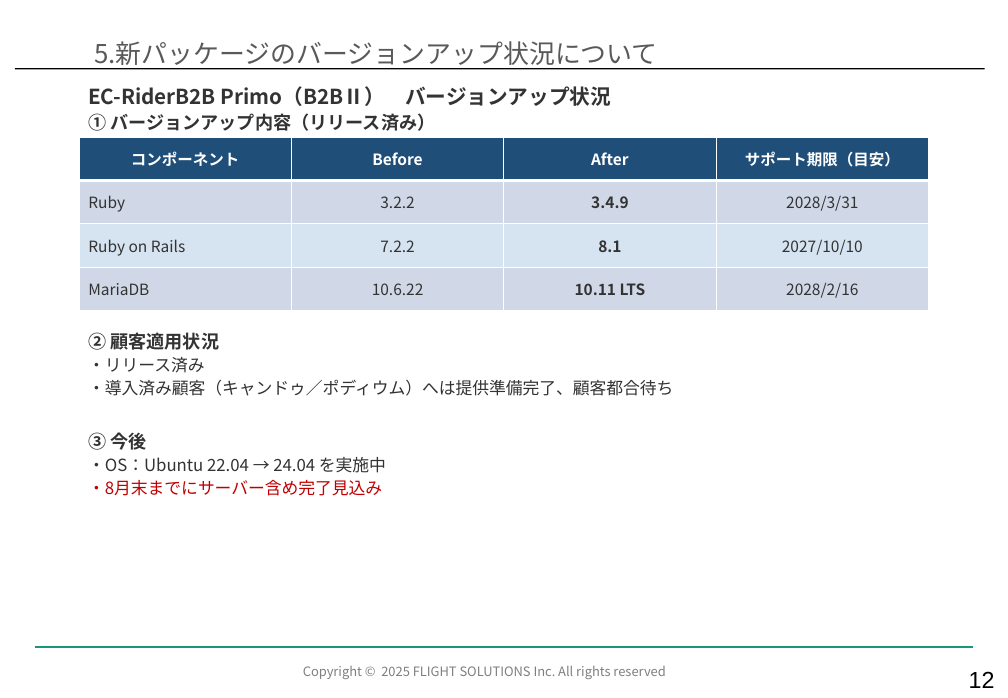
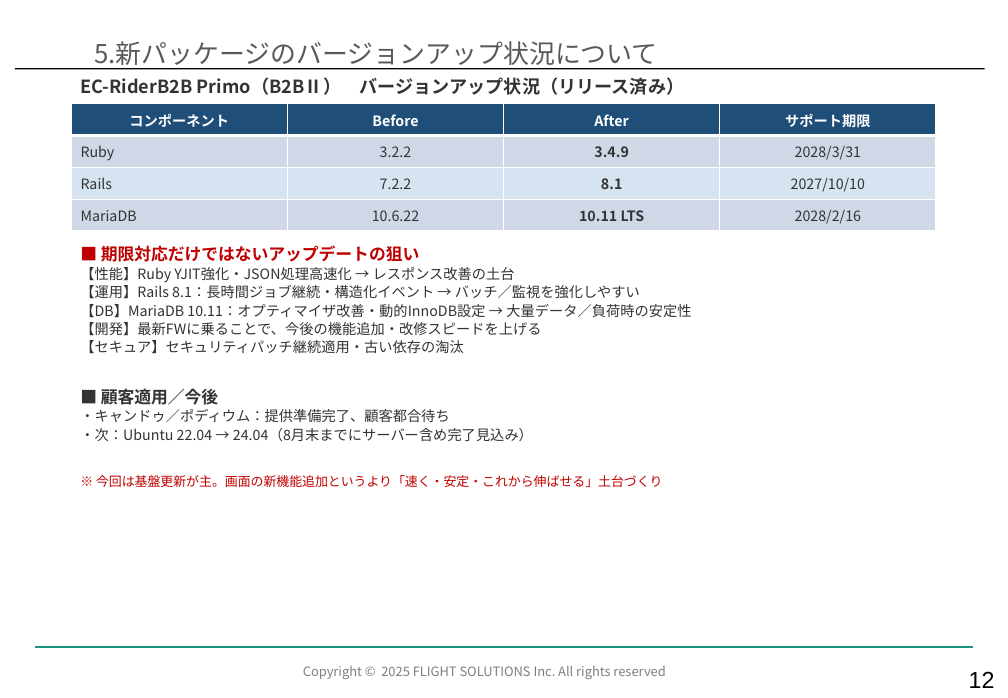
Before and after one commit to kozonoflight/git_tutorial, a slide deck: slide 13 of docs/【EC】ECサービス部_2026年7月度部会_Ver1.1.pptx. Drawn at 1008x698 pixels with LibreOffice and Linux fonts; fonts in the diff are those of the drawing; background and template pictures are left out. Boxes give left, top, right and bottom in pixels: in the first picture for what was removed or moved away, otherwise in the second. Text is boxed around its words. In the diff, an @@ line names an element or a change of style, - is before the commit and + after.

```diff
--- a/docs/【EC】ECサービス部_2026年7月度部会_Ver1.1.pptx
+++ b/docs/【EC】ECサービス部_2026年7月度部会_Ver1.1.pptx
@@ text at bbox=[80, 77, 684, 95]: text changed; size 16 to 14 pt @@
-EC-RiderB2B Primo（B2BⅡ） バージョンアップ状況
-① バージョンアップ内容（リリース済み）
+EC-RiderB2B Primo（B2BⅡ） バージョンアップ状況（リリース済み）
@@ table at bbox=[72, 104, 935, 232] @@
-row 1, column 4: サポート期限（目安）
+row 1, column 4: サポート期限
-row 3, column 1: Ruby on Rails
+row 3, column 1: Rails
@@ size 12 to 11 pt in "コンポーネント", "Before", "After", "Ruby" and 10 more places @@
@@ table: place and size @@
-table at bbox=[79, 138, 928, 311]
+table at bbox=[72, 104, 935, 232]
@@ text at bbox=[80, 245, 691, 487]: text changed; size 13 to 11 pt @@
-② 顧客適用状況
-・リリース済み
-・導入済み顧客（キャンドゥ／ポディウム）へは提供準備完了、顧客都合待ち
-③ 今後
-・OS：Ubuntu 22.04 → 24.04 を実施中
-・8月末までにサーバー含め完了見込み
+■ 期限対応だけではないアップデートの狙い
+【性能】Ruby YJIT強化・JSON処理高速化 → レスポンス改善の土台
+【運用】Rails 8.1：長時間ジョブ継続・構造化イベント → バッチ／監視を強化しやすい
+【DB】MariaDB 10.11：オプティマイザ改善・動的InnoDB設定 → 大量データ／負荷時の安定性
+【開発】最新FWに乗ることで、今後の機能追加・改修スピードを上げる
+【セキュア】セキュリティパッチ継続適用・古い依存の淘汰
+■ 顧客適用／今後
+・キャンドゥ／ポディウム：提供準備完了、顧客都合待ち
+・次：Ubuntu 22.04 → 24.04（8月末までにサーバー含め完了見込み）
+※ 今回は基盤更新が主。画面の新機能追加というより「速く・安定・これから伸ばせる」土台づくり
```
